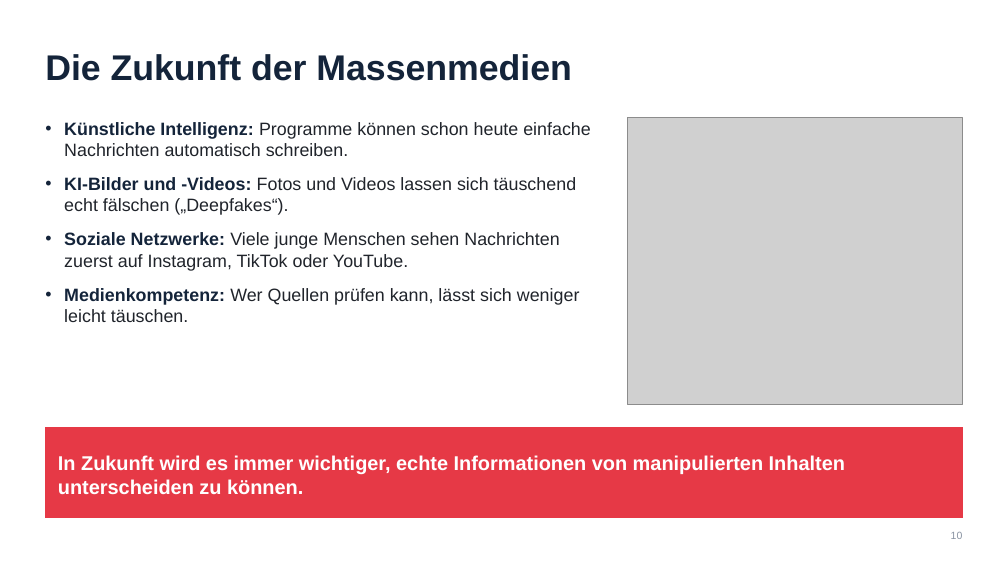
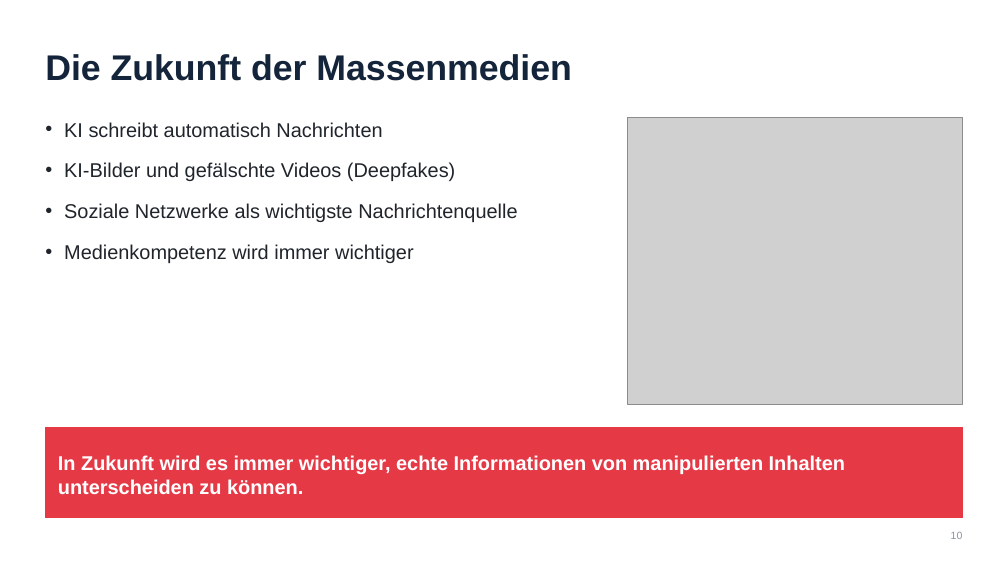
Before and after one commit to kewinngatcheu-cpu/UrbanIQ, a slide deck: slide 10 of Gewi_Massenmedien/Gewi_Praesentation_Massenmedien.pptx. Drawn at 1008x567 pixels with LibreOffice and Linux fonts; fonts in the diff are those of the drawing; grey boxes stand for pictures. Boxes give left, top, right and bottom in pixels: in the first picture for what was removed or moved away, otherwise in the second. Text is boxed around its words. In the diff, an @@ line names an element or a change of style, - is before the commit and + after.

```diff
--- a/Gewi_Massenmedien/Gewi_Praesentation_Massenmedien.pptx
+++ b/Gewi_Massenmedien/Gewi_Praesentation_Massenmedien.pptx
@@ text at box(64, 122, 517, 263): text changed; size 17 to 19 pt @@
-• Künstliche Intelligenz: Programme können schon heute einfache Nachrichten automatisch schreiben.
-• KI-Bilder und -Videos: Fotos und Videos lassen sich täuschend echt fälschen („Deepfakes“).
-• Soziale Netzwerke: Viele junge Menschen sehen Nachrichten zuerst auf Instagram, TikTok oder YouTube.
-• Medienkompetenz: Wer Quellen prüfen kann, lässt sich weniger leicht täuschen.
+• KI schreibt automatisch Nachrichten
+• KI-Bilder und gefälschte Videos (Deepfakes)
+• Soziale Netzwerke als wichtigste Nachrichtenquelle
+• Medienkompetenz wird immer wichtiger
```
Also in this commit, not shown: 5 other slides changed.
